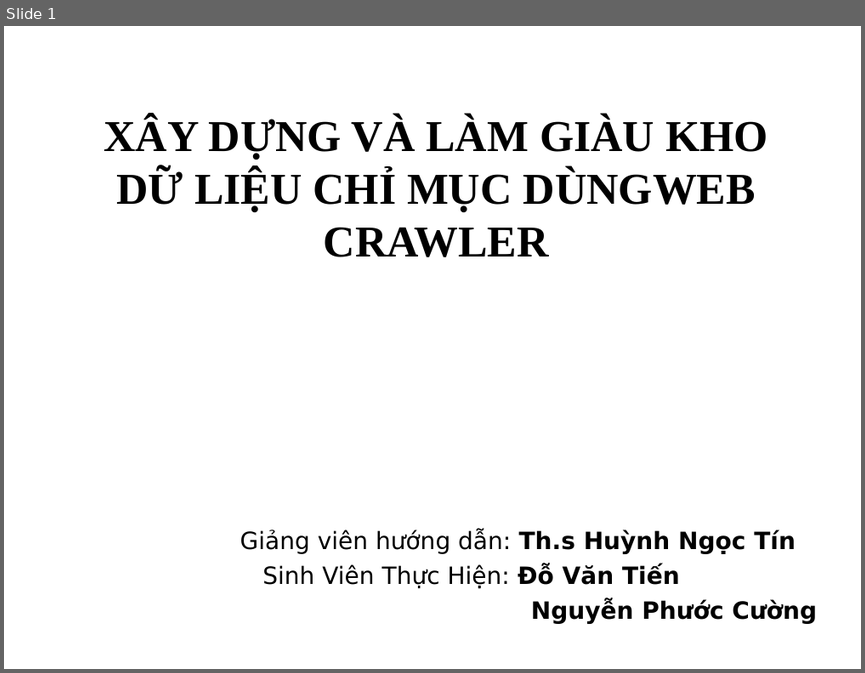
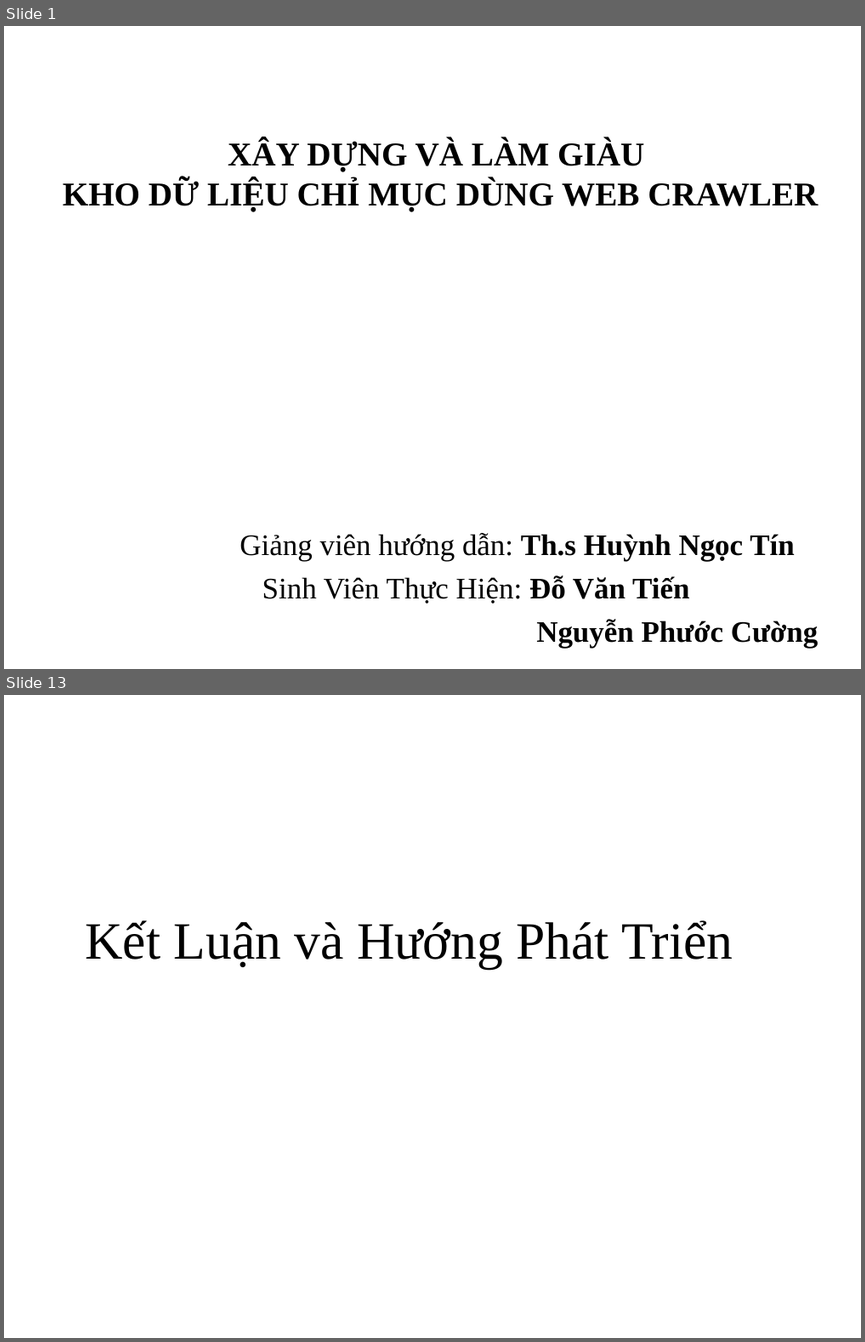
Before and after one commit to tiendv/detaitotnghiep, a slide deck: Report/Bao cao khoa luan/Trinh bay bao cao.ppt. Shown one above the other, each under a label of ours: slide 1 before the commit, slides 1 and 13 after it; the slides between them are not shown. The pictures are 865x673 and 865x1342 pixels, drawn with LibreOffice and Linux fonts; fonts in the diff are those of the drawing; background and template pictures are left out. Boxes give left, top, right and bottom in pixels: in the first picture for what was removed or moved away, otherwise in the second. Text is boxed around its words. In the diff, an @@ line names an element or a change of style, - is before the commit and + after.

```diff
--- a/Report/Bao cao khoa luan/Trinh bay bao cao.ppt
+++ b/Report/Bao cao khoa luan/Trinh bay bao cao.ppt
@@ slide 13 added at [4,695,861,1338], background #FFFFFF @@
@@ text added at [86,920,732,968], 44 pt, text #000000 @@
+Kết Luận và Hướng Phát Triển
@@ slide 1 changed as well @@
@@ title at [63,139,817,211]: text changed; size 37 to 28 pt @@
-XÂY DỰNG VÀ LÀM GIÀU KHO DỮ LIỆU CHỈ MỤC DÙNGWEB CRAWLER
+XÂY DỰNG VÀ LÀM GIÀU
+KHO DỮ LIỆU CHỈ MỤC DÙNG WEB CRAWLER
@@ subtitle "Giảng viên hướng dẫn: Th.s ..." at [239,533,818,647]: size 20 to 25 pt, font DejaVu Sans to Times New Roman; more space between paragraphs @@
```
Also in this commit, not shown: 3 other slides changed, 13 other slides added, 17 slides removed.
